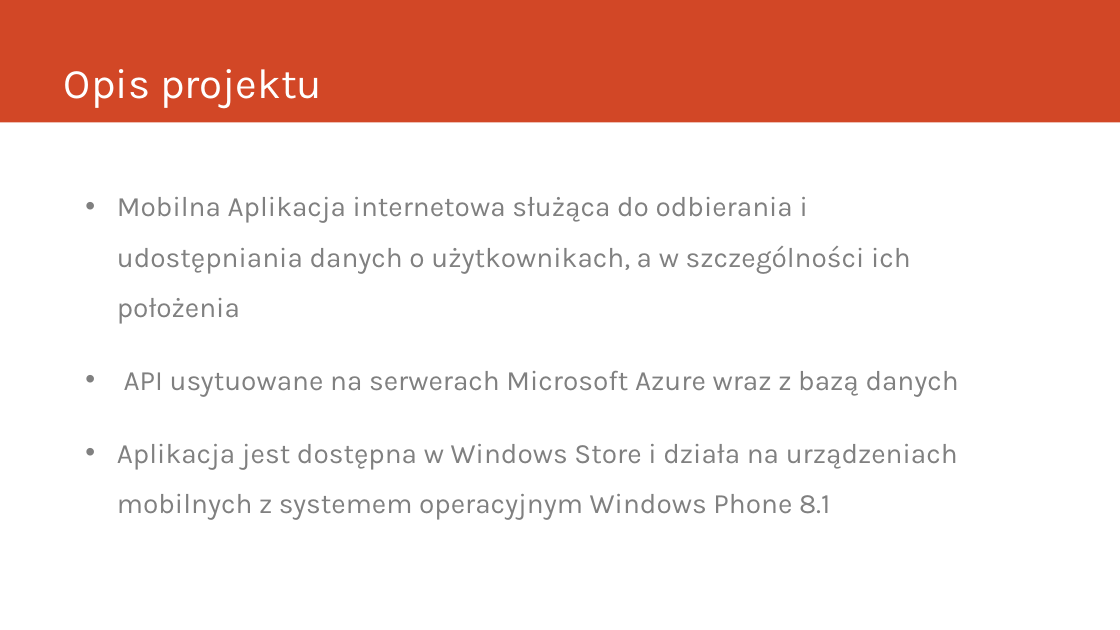
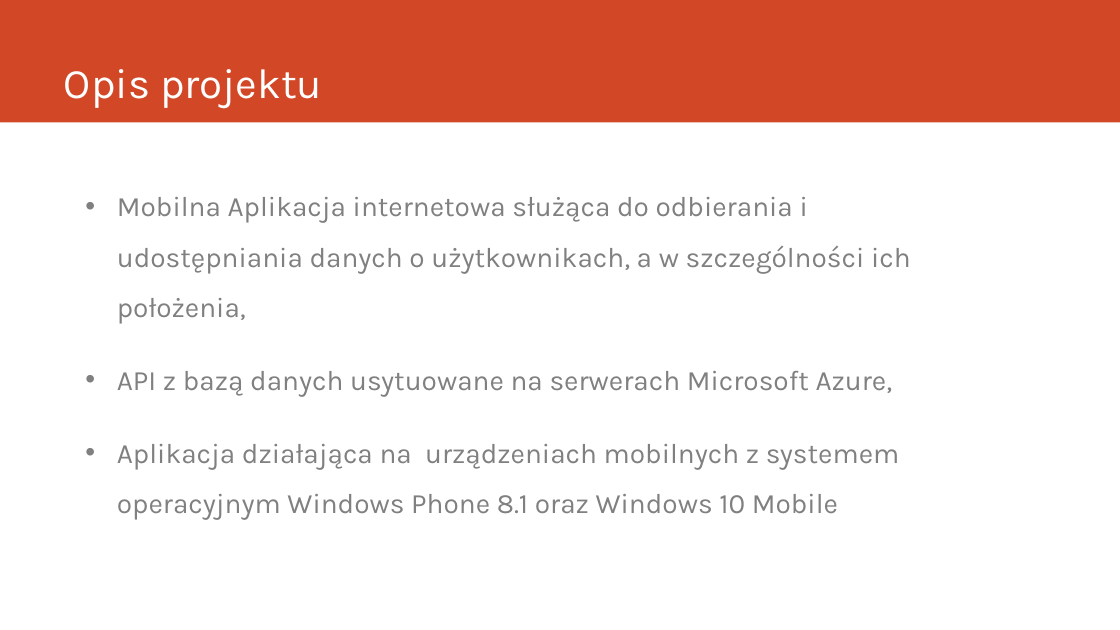
Before and after one commit to buforyaei/tillsammens, a slide deck: slide 2 of Dokumentacja/Tillsammens.pptx. Drawn at 1120x630 pixels with LibreOffice and Linux fonts; fonts in the diff are those of the drawing. Boxes give left, top, right and bottom in pixels: in the first picture for what was removed or moved away, otherwise in the second. Text is boxed around its words. In the diff, an @@ line names an element or a change of style, - is before the commit and + after.

```diff
--- a/Dokumentacja/Tillsammens.pptx
+++ b/Dokumentacja/Tillsammens.pptx
@@ text at box(117, 197, 911, 520): text changed @@
-• Mobilna Aplikacja internetowa służąca do odbierania i udostępniania danych o użytkownikach, a w szczególności ich położenia
-• API usytuowane na serwerach Microsoft Azure wraz z bazą danych
-• Aplikacja jest dostępna w Windows Store i działa na urządzeniach mobilnych z systemem operacyjnym Windows Phone 8.1
+• Mobilna Aplikacja internetowa służąca do odbierania i udostępniania danych o użytkownikach, a w szczególności ich położenia,
+• API z bazą danych usytuowane na serwerach Microsoft Azure,
+• Aplikacja działająca na urządzeniach mobilnych z systemem operacyjnym Windows Phone 8.1 oraz Windows 10 Mobile
```
Also in this commit, not shown: 12 other slides changed, 1 slide added, 1 slide removed, 12 other files.
